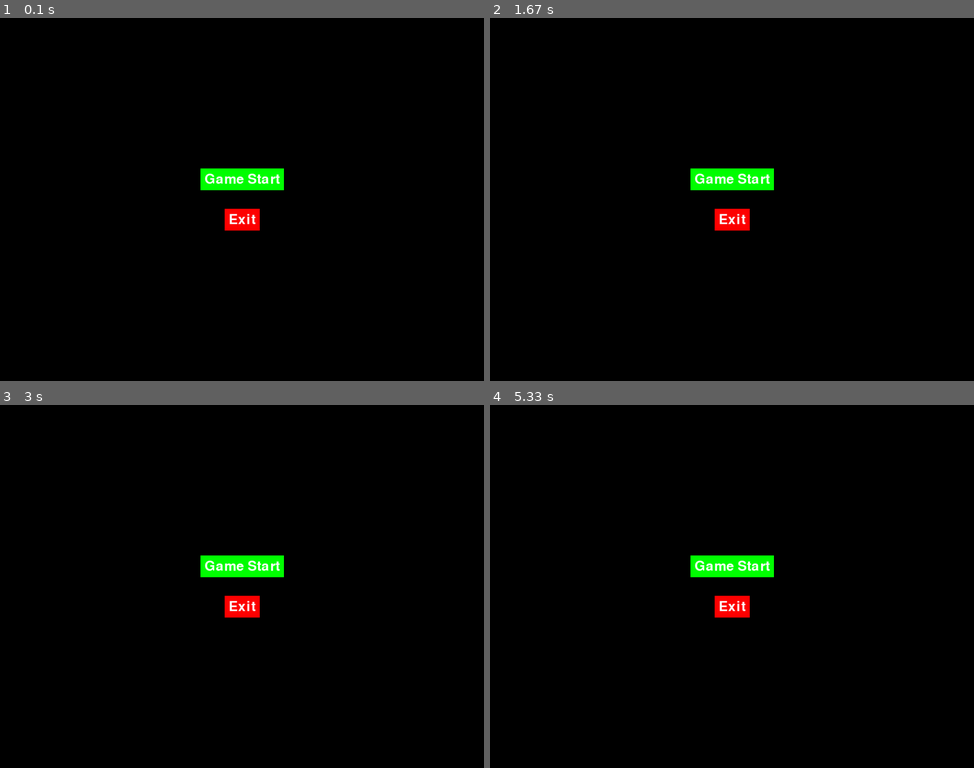
Above: before the commit, frames 1-4 (two rows, left to right).
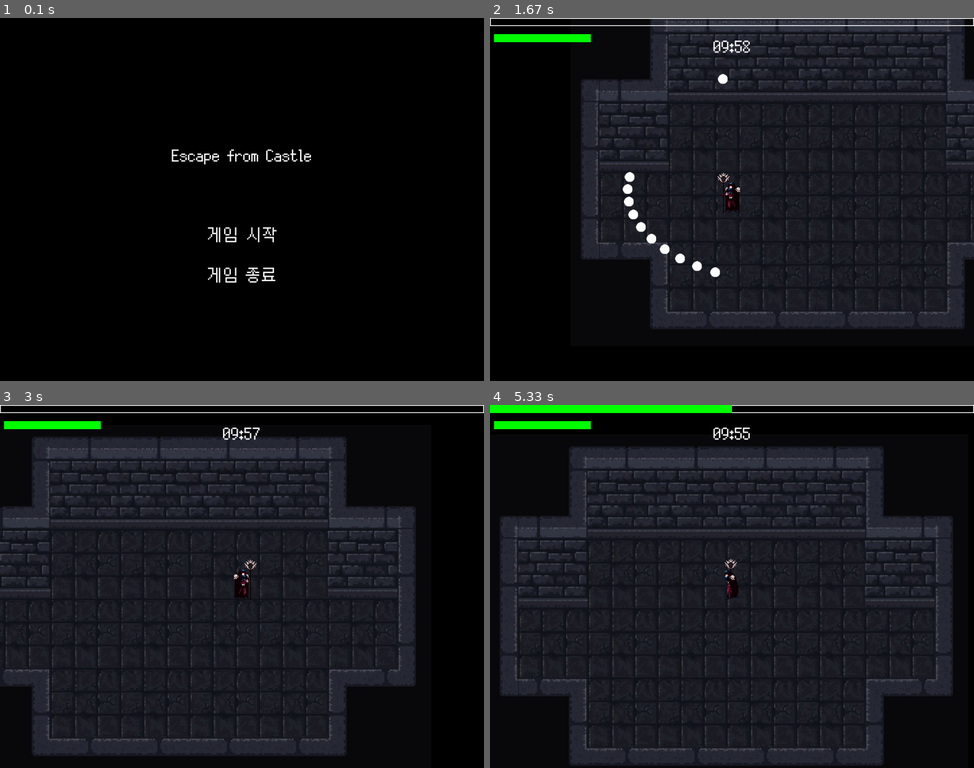
Above: after the commit, the same moments.

Repository: Seo-BJ/PyGame-TermProject
Game: pygame game, started from GameManager.py
The game is run twice, just before and just after one commit, with the same random seed, the same clock (stepped at 60 frames per second) and the same inputs.
Inputs (mouse positions are in pixels of both pictures, inside the frame that each line leads up to):
- Up to frame 1 (0.1 s): no input
- Up to frame 2 (1.67 s): click (732, 239) at 0.38 s, where only the run after the commit has a clickable "게임 시작"; tap Esc at 0.67, 1 s; click (581, 282) at 1.38 s
- Up to frame 3 (3 s): hold D 1.67-2.13 s; click (314, 459) at 1.75 s; hold W 2.17-2.47 s; click (300, 619) at 2.25 s; hold D 2.5-2.97 s; click (251, 463) at 2.58 s
- Up to frame 4 (5.33 s): hold A 3-3.53 s; click (557, 575) at 3.08 s; hold S 3.57-3.87 s; click (736, 622) at 3.65 s; hold A 3.9-4.3 s; click (717, 524) at 3.98 s; hold W 4.33-4.7 s; click (857, 644) at 4.42 s; hold D from 4.73 s (still down); click (654, 466) at 4.82 s

The runs differ from the first frame. In frame 1, 2.3% of the frame differs, in the area x 35-65%, y 36-73%; in frame 2, 62%; in frame 3, 66%; in frame 4, 71%, in the area x 0-100%, y 0-100%.

Commit message:
Enemy 에니메이션 작업 시작

Diff:
--- a/GameManager.py
+++ b/GameManager.py
@@ -6,11 +6,13 @@
 from enemy import Enemy
 from projectile import Projectile
 from menu import Menu
-from gameUI import GameUI
+from playerUI import PlayerUI
 from levelUpUI import LevelUpUI
 from pauseMenu import PauseMenu
 import spritesheet
 from orbitobject import OrbitObject
+
+from bat import Bat
 #from enemy import *
 
 # Initialize pygame
@@ -21,9 +23,6 @@
 pygame.display.set_caption("Top Down Shooter")
 clock = pygame.time.Clock()
 
-# Create Menu instance and start with the main menu
-menu = Menu(screen)
-menu.start_menu()
 
 # Player settings
 player_size = 50
@@ -31,10 +30,12 @@
 player_speed = 5
 
 
-# Background Image and MAp
+# Background Image and Map
 background = pygame.image.load("background.png").convert()
 map_width = background.get_width()
 map_height = background.get_height()
+
+
 
 # Reset Game
 def reset_game():
@@ -87,10 +88,14 @@
 all_sprites_group.add(player)
 camera = Camera()
 
+########## UI & FONT ############################################################
+# Font
+font_size = gameSetting.FONT_SIZE
+pixel_font = pygame.font.Font('Font/Silver_font.ttf', font_size)
 
 # UI
-game_ui = GameUI(screen, player)
-menu = Menu(screen)
+game_ui = PlayerUI(screen, pixel_font, player)
+menu = Menu(screen, pixel_font)
 pause_menu = PauseMenu(screen, menu,game_ui)
 level_up_ui = LevelUpUI(player, all_sprites_group, enemy_group ,screen, pause_menu)
 
@@ -161,7 +166,7 @@
         for direction in directions:
             spawn_distance = max(gameSetting.WIDTH, gameSetting.HEIGHT) * 1.5
             spawn_position = player.pos + direction * spawn_distance
-            enemy = Enemy(spawn_position, enemy_group, all_sprites_group, player)
+            enemy = Bat(spawn_position, enemy_group, all_sprites_group, player)
 
     # UI, Camera and sprite updates
     camera.custom_draw()
--- /dev/null
+++ b/bat.py
@@ -0,0 +1,110 @@
+import pygame
+import spritesheet
+from gameSetting import *
+from enemy import Enemy
+
+MOVE = 'move'
+DIE = "die"
+
+class Bat(pygame.sprite.Sprite):
+    def __init__(self, position, enemy_group, all_sprites_group, player):
+        super().__init__(enemy_group, all_sprites_group)
+
+        self.pos = position
+        self.image =  pygame.image.load('Bat\Bat_Flight.png').convert_alpha()
+        self.sprite_sheets = {
+            DIE: spritesheet.SpriteSheet('Bat\Bat_Death.png', 10, 64, 64, 2, (0,0,0)),
+            MOVE: spritesheet.SpriteSheet('Bat\Bat_Flight.png', 8, 64, 64, 2, (0,0,0)),
+            #SHOOTING: spritesheet.SpriteSheet('playerSprite/shoot.png', animation_steps, 96, 96, 2, (0,0,0))
+        }
+        self.current_state = MOVE
+        self.current_sheets =  self.sprite_sheets[self.current_state]
+        self.base_bat_image = self.current_sheets.get_base_image()
+        self.hitbox_rect = self.base_bat_image.get_rect(center = self.pos)
+        self.rect = self.hitbox_rect.copy()
+        self.rect.center = position
+        self.position = pygame.math.Vector2(position)
+
+        self.facing_right = True
+
+        self.speed = BAT_SPEED
+        self.max_hp = BAT_HP
+        self.current_hp = self.max_hp
+
+        self.player = player
+        self.direction = pygame.math.Vector2()
+        self.velocity = pygame.math.Vector2()
+
+        # Enemy Knockback
+        self.knockback_duration = 0  # Duration of knockback effect
+        self.knockback_velocity = pygame.math.Vector2()  # Velocity during knockback
+
+    def enemy_flip(self):
+        player_x =  pygame.math.Vector2(self.player.hitbox_rect.center)[0]
+        enemy_x = pygame.math.Vector2(self.rect.center)[0]
+        if player_x < enemy_x:
+            self.facing_right = False
+        else:
+            self.facing_right = True
+
+    def set_animation_state(self, new_state):
+        if self.current_state != new_state:
+            self.current_state = new_state
+            self.current_sheets = self.sprite_sheets[new_state]
+
+    def animate(self):
+        self.image =  self.current_sheets.get_frame()
+        if not self.facing_right:
+                self.image = pygame.transform.flip(self.image, True, False)
+                self.image.set_colorkey((0, 0, 0))
+        self.rect = self.base_bat_image.get_rect(center=self.hitbox_rect.center)
+
+    def chase_player(self):
+        player_vector = pygame.math.Vector2(self.player.hitbox_rect.center)
+        enemy_vector = pygame.math.Vector2(self.rect.center)
+        distance = self.get_vetcor_length(player_vector, enemy_vector)
+
+        if distance > 0:
+            self.direction = (player_vector - enemy_vector).normalize()
+        else:
+            self.direction = pygame.math.Vector2() # zero vector
+
+        self.velocity = self.direction * self.speed
+        self.position += self.velocity
+
+        self.rect.centerx = self.position.x
+        self.rect.centery = self.position.y
+
+    def get_vetcor_length(self, vector_1, vector_2):
+            return (vector_1 - vector_2).magnitude()
+
+    def apply_knockback(self, knockback_direction, knockback_strength):
+        # Apply knockback effect
+        self.knockback_velocity = knockback_direction.normalize() * knockback_strength
+        self.knockback_duration = 15  # Number of frames to apply knockback
+
+    def take_damage(self, amount, knockback_direction=None, knockback_strength=100):
+        self.current_hp -= amount
+        if self.current_hp <= 0:
+            self.player.current_exp += 10
+            self.kill()
+        else:
+            # Apply knockback effect
+            if knockback_direction is not None:
+                self.apply_knockback(knockback_direction, knockback_strength)
+
+    def update(self):
+        if self.knockback_duration > 0:
+            # Apply knockback movement
+            self.position += self.knockback_velocity
+            self.knockback_duration -= 1
+            if self.knockback_duration <= 0:
+                # Reset knockback velocity
+                self.knockback_velocity = pygame.math.Vector2()
+        else:
+            # Chase player if not in knockback
+            self.chase_player()
+        self.rect.center = self.position
+
+        self.enemy_flip()
+        self.animate()
--- a/gameSetting.py
+++ b/gameSetting.py
@@ -29,7 +29,7 @@
 
 # Enemy Setting
 ENEMY_SPEED = 4
-ENEMY_SPAWN_INTERVAL = 5000 # 5 seconds
+ENEMY_SPAWN_INTERVAL = 2000 # 5 seconds
 ENEMY_MAXHP = 50
 
 SPAWN_DIRECTIONS =  [
@@ -42,8 +42,15 @@
             pygame.math.Vector2(0, -1), # Up
             pygame.math.Vector2(1, -1).normalize(), # Up-Right
         ]
+
+# Bat Enemy
+BAT_SPEED = 3
+BAT_HP = 40
 # Color Setting
 WHITE = (255, 255, 255)
 GREEN = (0, 255, 0)
 BLACK = (0, 0, 0)
 RED = (255, 0, 0)
+
+# Font
+FONT_SIZE = 64
--- a/gameUI.py
+++ /dev/null
@@ -1,101 +0,0 @@
-import pygame
-import sys
-from menu import *
-from gameSetting import *
-from player import Player
-
-class GameUI:
-    def __init__(self, screen, player):
-        self.screen = screen
-        self.font = pygame.font.Font(None, 50)
-
-        # 타이머 UI
-        self.start_ticks = pygame.time.get_ticks()
-        self.total_time = GAME_TIME * (60 * 1000)
-
-        self.player_current_hp = player.current_hp
-        self.player_max_hp = player.max_hp
-
-        self.is_paused = False
-
-        # 경험치 Bar properties
-        self.player_current_exp = player.current_exp  # You need to track this in the player class
-        self.player_max_exp = player.max_exp  # You need to set this in the player class
-
-    ########## TIMER Methods #############################################################################
-
-    def update_timer(self):
-
-        # Calculate how much time is left
-        elapsed_time = pygame.time.get_ticks() - self.start_ticks
-        time_left = self.total_time - elapsed_time
-
-        # Convert time left into minutes and seconds
-        minutes = time_left // (60 * 1000)
-        seconds = (time_left // 1000) % 60
-
-        time_string = '{:02}:{:02}'.format(int(minutes), int(seconds))
-
-        # Render the time string and display it on the screen
-        text_render = self.font.render(time_string, True, WHITE)
-        text_rect = text_render.get_rect(center=(self.screen.get_width() // 2, 30))
-        self.screen.blit(text_render, text_rect)
-
-        # Check if the time is up and end the game if it is
-        if time_left <= 0:
-            return 'time_up'  # You can use this return value to trigger the game over sequence
-
-    def draw_timer(self):
-        time_up = self.update_timer()
-        if time_up == 'time_up':
-            menu = Menu(self.screen)
-            menu.game_over()
-
-    def toggle_pause(self):
-        self.is_paused = not self.is_paused
-        if self.is_paused:
-            self.paused_ticks = pygame.time.get_ticks()  # Save the time when the game is paused
-        else:
-            # Adjust the start_ticks to account for the pause duration
-            self.start_ticks += pygame.time.get_ticks() - self.paused_ticks
-
-    ######################################################################################################
-
-    ########## Health UI Methods #############################################################################
-    def health_bar(self, screen, pos, size, border_color, inner_color, current, max_health):
-        border_rect = pygame.Rect(pos, size)
-        inner_rect = pygame.Rect(pos, (size[0] * (current / max_health), size[1]))
-        pygame.draw.rect(screen, border_color, border_rect, 2)  # Draw border
-        pygame.draw.rect(screen, inner_color, inner_rect)  # Draw inner health bar
-
-    def draw_health_bar(self):
-        self.health_bar(self.screen,
-        (10, 20),  # Position of the health bar
-        (200, 10),  # Size of the health bar
-        (255, 0, 0),  # Color of the border (red)
-        (0, 255, 0),  # Color of the inner bar (green)
-        self.player_current_hp,
-        self.player_max_hp
-    )
-
-    def draw_exp_bar(self):
-        exp_bar_width = (self.player_current_exp / self.player_max_exp) * self.screen.get_width()
-        exp_bar_height = 10  # Height of the EXP bar
-        border_rect = pygame.Rect(0, 0, self.screen.get_width(), exp_bar_height)
-        inner_rect = pygame.Rect(0, 0, exp_bar_width, exp_bar_height)
-
-        # Draw the EXP bar
-        pygame.draw.rect(self.screen, (255, 255, 255), border_rect, 2)  # Draw border
-        pygame.draw.rect(self.screen, (0, 255, 0), inner_rect)  # Draw inner EXP bar
-
-
-    ######################################################################################################
-    def draw_allUI(self, player):
-        self.player_current_hp = player.current_hp
-        self.player_max_hp = player.max_hp
-        self.player_current_exp = player.current_exp
-        self.player_max_exp = player.max_exp
-
-        self.draw_exp_bar()
-        self.draw_health_bar()
-        self.draw_timer()
--- /dev/null
+++ b/gothicvania patreon collection/ gothicvania patreon collection/public-license.txt
@@ -0,0 +1,19 @@
+
+Artwork created by Luis Zuno @ansimuz
+
+This is an old collection (2016-17) of Pixel Art Assets from my patreon page https://www.patreon.com/ansimuz
+
+License for Everyone.
+
+Public domain and free to use on whatever you want, personal or commercial. Credit is not required but appreciated.
+
+Feeling Grateful?
+You can support my work at https://www.patreon.com/ansimuz
+
+Get more Free Assetslike these at: http://www.pixelgameart.org
+
+Additional credits
+Demo Music by Pascal Belisle
+
+pacethemusician@hotmail.com
+https://soundcloud.com/pascalbelisle
--- a/menu.py
+++ b/menu.py
@@ -3,30 +3,36 @@
 
 # Define colors
 WHITE = (255, 255, 255)
-GREEN = (0, 255, 0)
-RED = (255, 0, 0)
 
 class Menu:
-    def __init__(self, screen):
+    def __init__(self, screen, font):
         self.screen = screen
+        self.font = font
         self.clock = pygame.time.Clock()
-        self.font = pygame.font.Font(None, 74)
-        self.font_small = pygame.font.Font(None, 50)
         self.running = True
 
     def draw_button(self, text, center, action=None):
-        text_render = self.font_small.render(text, True, WHITE)
+        text_render = self.font.render(text, True, WHITE)  # True to enable anti-aliasing
         text_rect = text_render.get_rect(center=center)
-        button_rect = text_rect.inflate(20, 20)
-        pygame.draw.rect(self.screen, GREEN if action != "Exit" else RED, button_rect)
+        self.screen.blit(text_render, text_rect)  # Draw text without a button background
+        return text_rect
+
+    def draw_title(self, text, center):
+        text_render = self.font.render(text, True, WHITE)  # True for anti-aliasing
+        text_rect = text_render.get_rect(center=center)
         self.screen.blit(text_render, text_rect)
-        return button_rect
 
     def start_menu(self):
+        title_y_offset = -100  # Adjust this value to move the title up or down
+        button_spacing = 100   # Space between the buttons
+
         while self.running:
             self.screen.fill((0, 0, 0))
-            start_button = self.draw_button('Game Start', (self.screen.get_width() // 2, self.screen.get_height() // 2 - 50))
-            exit_button = self.draw_button('Exit', (self.screen.get_width() // 2, self.screen.get_height() // 2 + 50), "Exit")
+            # Draw the title a bit higher than center
+            self.draw_title('Escape from Castle', (self.screen.get_width() // 2, self.screen.get_height() // 2 + title_y_offset))
+            # Draw buttons with the specified spacing
+            start_button = self.draw_button('게임 시작', (self.screen.get_width() // 2, self.screen.get_height() // 2 + button_spacing))
+            exit_button = self.draw_button('게임 종료', (self.screen.get_width() // 2, self.screen.get_height() // 2 + button_spacing * 2))
 
             for event in pygame.event.get():
                 if event.type == pygame.QUIT:
@@ -42,26 +48,3 @@
 
             pygame.display.update()
             self.clock.tick(60)
-
-    def game_over(self):
-        self.running = True
-        while self.running:
-            for event in pygame.event.get():
-                if event.type == pygame.QUIT:
-                    self.running = False
-                    return 'exit'
-                if event.type == pygame.MOUSEBUTTONDOWN:
-                    if restart_button.collidepoint(event.pos):
-                        self.running = False
-                        return 'restart'
-                    elif exit_button.collidepoint(event.pos):
-                        self.running = False
-                        return 'exit'
-
-            self.screen.fill((0, 0, 0))  # Make sure this is before drawing anything else
-            self.screen.blit(self.font.render('You Died!', True, RED), (self.screen.get_width() // 2 - 100, self.screen.get_height() // 2 - 100))
-            restart_button = self.draw_button('Restart', (self.screen.get_width() // 2, self.screen.get_height() // 2))
-            exit_button = self.draw_button('Exit', (self.screen.get_width() // 2, self.screen.get_height() // 2 + 100), "Exit")
-
-            pygame.display.update()  # Update the display after drawing
-            self.clock.tick(60)
--- a/pauseMenu.py
+++ b/pauseMenu.py
@@ -6,7 +6,7 @@
     def __init__(self, screen, menu, game_ui):
         self.screen = screen
         self.menu = menu  # Pass the Menu instance to PauseMenu
-        self.font = pygame.font.Font(None, 74)
+        self.font = menu.font
         self.paused = False
         self.game_ui = game_ui
 
--- /dev/null
+++ b/playerUI.py
@@ -0,0 +1,104 @@
+import pygame
+import sys
+from menu import *
+from gameSetting import *
+from player import Player
+
+class PlayerUI:
+    def __init__(self, screen, font, player):
+        self.screen = screen
+        self.font = font
+
+        # 타이머 UI
+        self.start_ticks = pygame.time.get_ticks()
+        self.total_time = GAME_TIME * (60 * 1000)
+
+        self.player_current_hp = player.current_hp
+        self.player_max_hp = player.max_hp
+
+        self.is_paused = False
+
+        # 경험치 Bar properties
+        self.player_current_exp = player.current_exp  # You need to track this in the player class
+        self.player_max_exp = player.max_exp  # You need to set this in the player class
+        self.exp_bar_height = 20
+
+    ########## TIMER Methods #############################################################################
+
+    def update_timer(self):
+
+        # Calculate how much time is left
+        elapsed_time = pygame.time.get_ticks() - self.start_ticks
+        time_left = self.total_time - elapsed_time
+
+        # Convert time left into minutes and seconds
+        minutes = time_left // (60 * 1000)
+        seconds = (time_left // 1000) % 60
+        timer_y_position = 80
+        time_string = '{:02}:{:02}'.format(int(minutes), int(seconds))
+
+        # Render the time string and display it on the screen
+        text_render = self.font.render(time_string, True, WHITE)
+        text_rect = text_render.get_rect(center=(self.screen.get_width() // 2, timer_y_position))
+        self.screen.blit(text_render, text_rect)
+        # Check if the time is up and end the game if it is
+        if time_left <= 0:
+            return 'time_up'  # You can use this return value to trigger the game over sequence
+
+    def draw_timer(self):
+        time_up = self.update_timer()
+        if time_up == 'time_up':
+            menu = Menu(self.screen)
+            menu.game_over()
+
+    def toggle_pause(self):
+        self.is_paused = not self.is_paused
+        if self.is_paused:
+            self.paused_ticks = pygame.time.get_ticks()  # Save the time when the game is paused
+        else:
+            # Adjust the start_ticks to account for the pause duration
+            self.start_ticks += pygame.time.get_ticks() - self.paused_ticks
+
+    ######################################################################################################
+
+    ########## Health UI Methods #############################################################################
+    def health_bar(self, screen, pos, size, border_color, inner_color, current, max_health):
+        border_rect = pygame.Rect(pos, size)
+        inner_rect = pygame.Rect(pos, (size[0] * (current / max_health), size[1]))
+        pygame.draw.rect(screen, border_color, border_rect, 2)  # Draw border
+        pygame.draw.rect(screen, inner_color, inner_rect)  # Draw inner health bar
+
+    def draw_exp_bar(self):
+        # The EXP bar is at the top of the screen
+        exp_bar_width = (self.player_current_exp / self.player_max_exp) * self.screen.get_width()
+        border_rect = pygame.Rect(0, 0, self.screen.get_width(), self.exp_bar_height)
+        inner_rect = pygame.Rect(0, 0, exp_bar_width, self.exp_bar_height)
+
+        # Draw the EXP bar
+        pygame.draw.rect(self.screen, (255, 255, 255), border_rect, 2)
+        pygame.draw.rect(self.screen, (0, 255, 0), inner_rect)
+    def draw_health_bar(self):
+        # Position the health bar below the EXP bar with the same vertical distance as the timer
+        health_bar_y_position = self.exp_bar_height + 20  # Adjust this value if necessary
+        health_bar_width = self.screen.get_width() // 5  # One-fifth of the screen width
+        self.health_bar(self.screen,
+            (10, health_bar_y_position),  # Position to the left with the same horizontal margin
+            (health_bar_width, 20),  # Double the height of the health bar
+            (255, 0, 0),  # Color of the border (red)
+            (0, 255, 0),  # Color of the inner bar (green)
+            self.player_current_hp,
+            self.player_max_hp
+        )
+
+
+
+    ######################################################################################################
+    def draw_allUI(self, player):
+        self.player_current_hp = player.current_hp
+        self.player_max_hp = player.max_hp
+        self.player_current_exp = player.current_exp
+        self.player_max_exp = player.max_exp
+
+        self.draw_exp_bar()
+        self.draw_health_bar()
+        self.draw_timer()
Binary file added: Bat/BatAttack_strip.png
Binary file added: Bat/BatDeath_strip.png
Binary file added: Bat/BatFlight_strip.png
Binary file added: Bat/Bat_Death.png
Binary file added: Bat/Bat_Flight.png
Binary file added: Bat/noBKG_BatAttack_strip.png
Binary file added: Font/Silver_font.ttf
Binary file added: Golem/GolemAttack_strip.png
Binary file added: Golem/GolemDeath_strip.png
Binary file added: Golem/GolemIdleExtra_strip.png
Binary file added: Golem/GolemIdle_strip.png
Binary file added: Golem/GolemWalk_strip.png
(and 185 more such lines)
